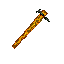
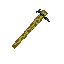
Revision of a layered 64px x 64px image; what changed, layer by layer:
painted on "Paint Layer 1" (1st of 2) over (12, 9, 50, 49)
painted on "Paint Layer 1" (2nd of 2) over (12, 9, 50, 49)
